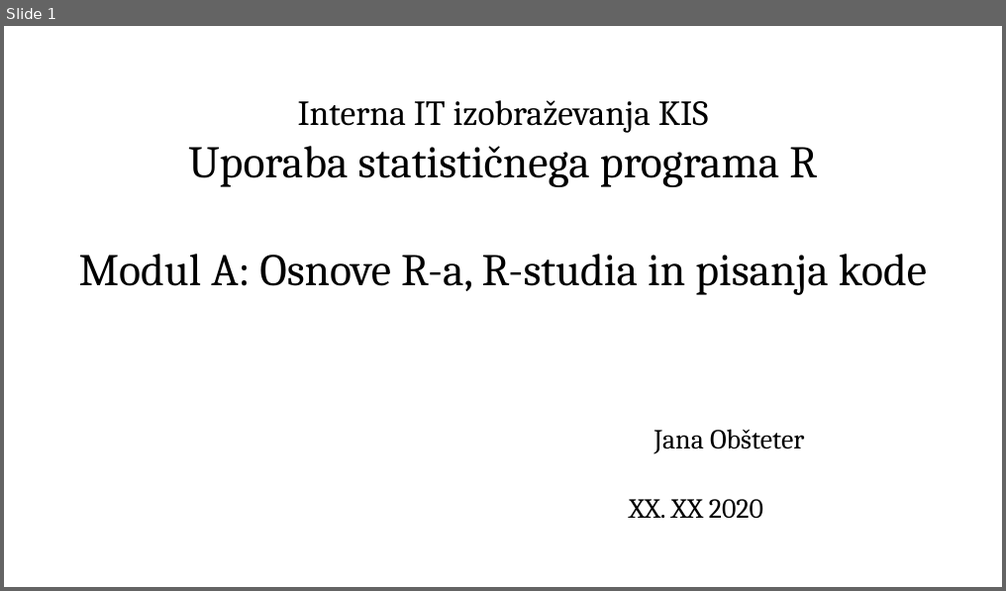
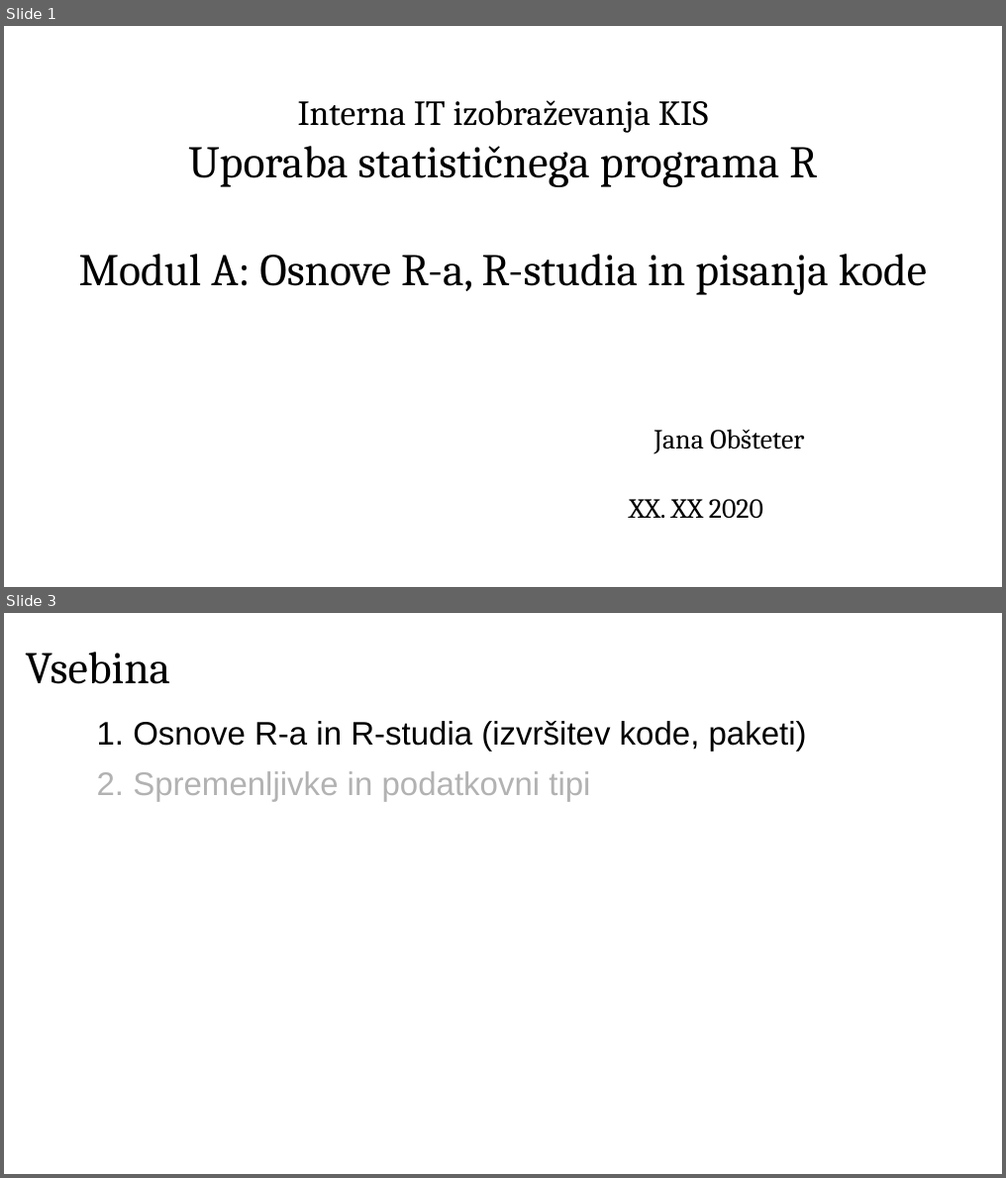
Before and after one commit to janaobsteter/Genotype_CODES, a slide deck: IT_Rtecaj.odp. Shown one above the other, each under a label of ours: slide 1 before the commit, slides 1 and 3 after it; the slides between them are not shown. The pictures are 1006x591 and 1006x1178 pixels, drawn with LibreOffice and Linux fonts; fonts in the diff are those of the drawing. Boxes give left, top, right and bottom in pixels: in the first picture for what was removed or moved away, otherwise in the second. Text is boxed around its words. In the diff, an @@ line names an element or a change of style, - is before the commit and + after.

```diff
--- a/IT_Rtecaj.odp
+++ b/IT_Rtecaj.odp
@@ slide 3 added at [4,613,1002,1174], background #FFFFFF @@
@@ title added at [26,652,171,684], 36 pt, text #000000 @@
+Vsebina
@@ text added at [97,721,807,801], 26 pt, text #000000 @@
+1. Osnove R-a in R-studia (izvršitev kode, paketi)
+2. Spremenljivke in podatkovni tipi
```
Also in this commit, not shown: 4 slides changed, 11 other slides added, 1 slide removed, 2 other files.
